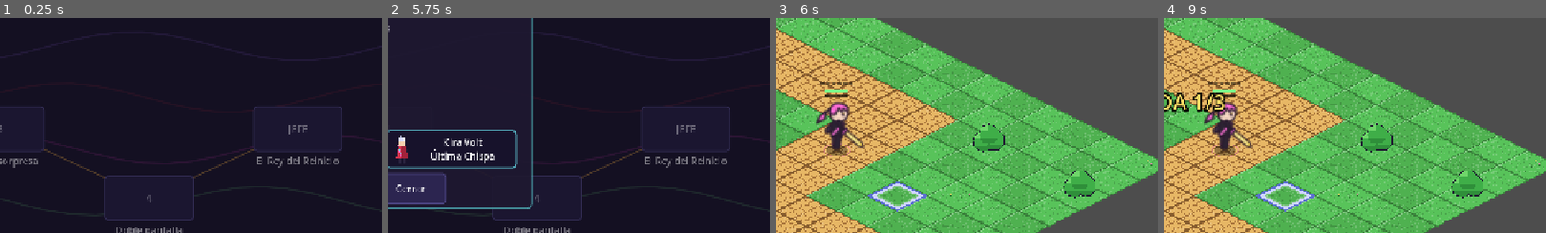
Above: before the commit, frames 1-4 (left to right).
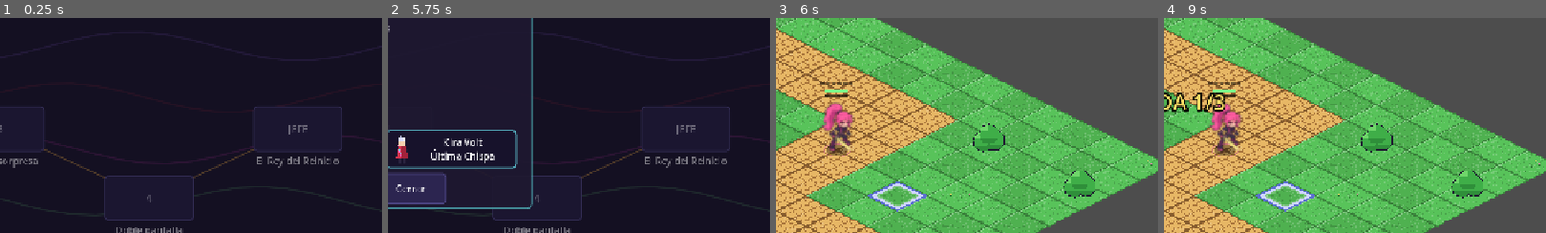
Above: after the commit, the same moments.

Repository: calderon0803/RiftRumble
Game: Godot game, scene res://src/ui/campaign.tscn
The game is run twice, just before and just after one commit, with the same random seed, the same clock (stepped at 60 frames per second) and the same inputs.
Inputs:
- Up to frame 1 (0.25 s): no input
- Up to frame 2 (5.75 s): click "2 · Academia del Último Hechi…" at 0.5 s; click "3 · La Última Sesión" at 1.25 s; click "4 · Neón de Medianoche" at 2 s; click "5 · Vertedero de Ideas" at 2.75 s; click "6 · Frontera Imposible" at 3.5 s; click "1 · Reino del Continue" at 4.25 s; click "1" at 5 s
- Up to frame 3 (6 s): click "¡A jugar!" at 5.75 s
- Up to frame 4 (9 s): click "Reiniciar" at 6.5 s; click "Reiniciar" at 7.25 s; click "Reiniciar" at 8 s; click "Lanzar oleada" at 8.75 s
The pictures show only the part of the screen within x 50-100%, y 30-80%; the shares and areas given below are measured in that part.

Frames 1-2 are identical in both runs. In frame 3, 1.5% of the frame differs, in the area x 10-24%, y 38-62%; in frame 4, 1.4%.

Commit message:
Kira con su diseño aprobado: versión de juego y hoja animada por poses
- tools/art/sheet_from_poses.py recorta las poses del concepto de juego, quita el fondo y compone la hoja (reposo, andar, ataque)
- hero_blade usa la nueva hoja PNG; referencias de concepto en art/concept/hero_blade/

Co-Authored-By: Claude Opus 5.5 <noreply@anthropic.com>

Diff:
--- a/content/heroes/hero_blade.tres
+++ b/content/heroes/hero_blade.tres
@@ -4,7 +4,7 @@
 [ext_resource type="Script" path="res://src/content/hero_def.gd" id="2_nr1qo"]
 [ext_resource type="Texture2D" path="res://art/placeholder/hero_blade.png" id="3_i3of8"]
 
-[ext_resource type="Texture2D" path="res://art/heroes/hero_blade/hero_blade_sheet.svg" id="9_sheet"]
+[ext_resource type="Texture2D" path="res://art/heroes/hero_blade/hero_blade_sheet.png" id="9_sheet"]
 [sub_resource type="Resource" id="Resource_b0p33"]
 script = ExtResource("1_k1jxi")
 id = &"hero_attack"
Not shown, added: art/concept/hero_blade/kira_concepto_v1.webp.import
Not shown, added: art/concept/hero_blade/kira_concepto_v2.webp.import
Binary file added: art/concept/hero_blade/kira_juego_v1.webp
Not shown, added: art/concept/hero_blade/kira_juego_v1.webp.import
Binary file added: art/heroes/hero_blade/hero_blade_sheet.png
Not shown, added: art/heroes/hero_blade/hero_blade_sheet.png.import
